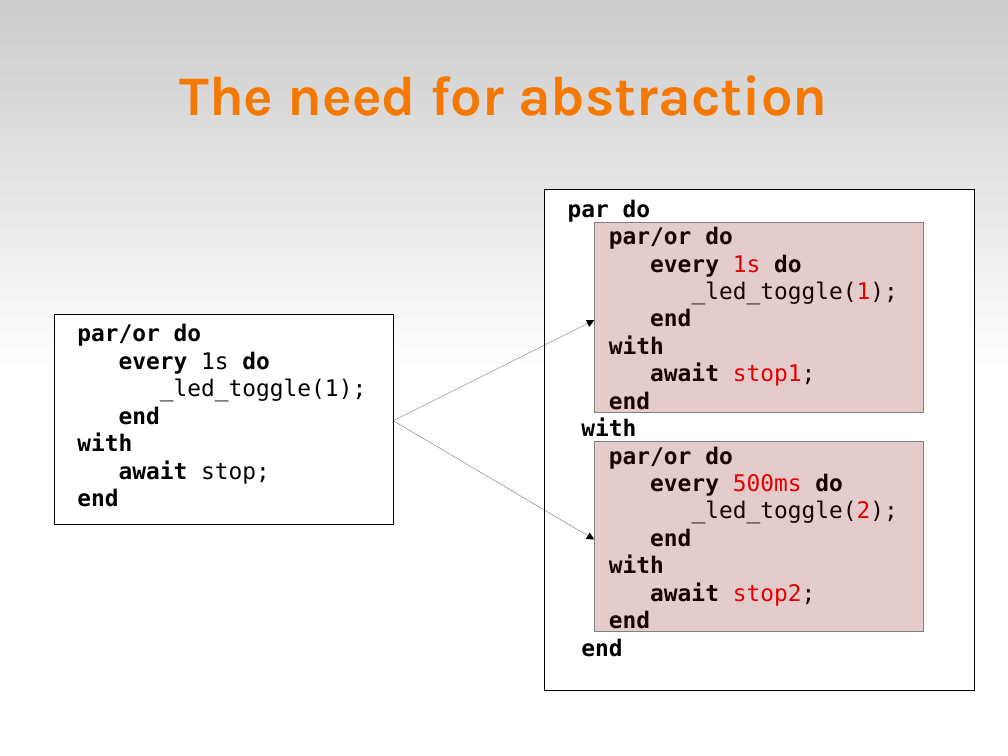
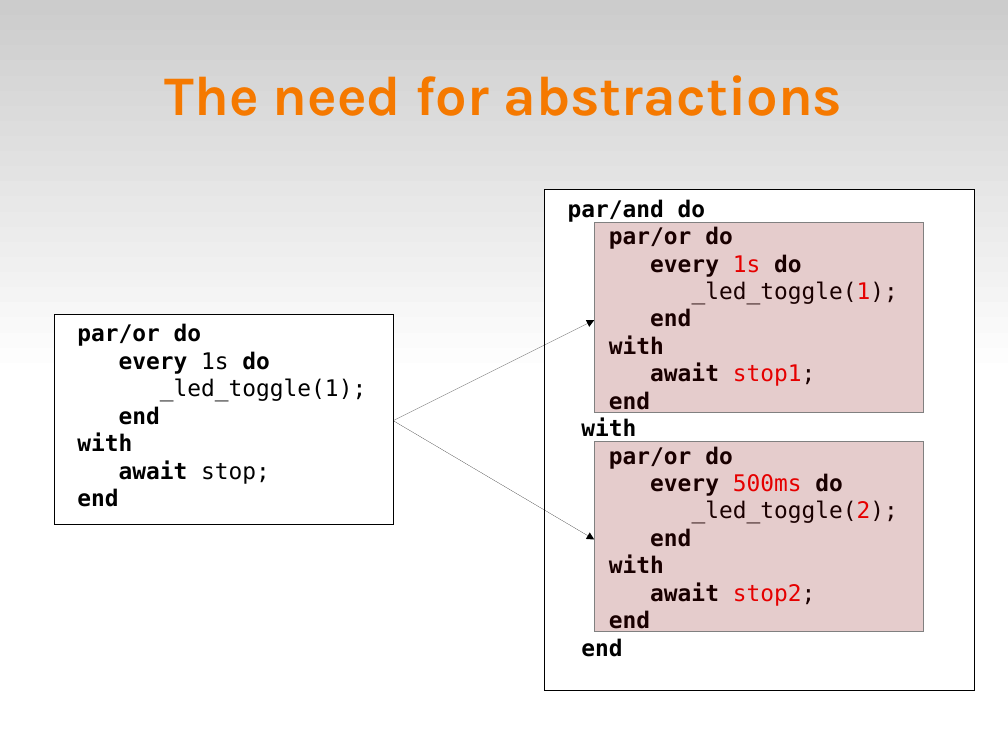
Before and after one commit to fsantanna-no/ceu-docs, a slide deck: slide 5 of ceu_dyn.odp. Drawn at 1008x756 pixels with LibreOffice and Linux fonts; fonts in the diff are those of the drawing. Boxes give left, top, right and bottom in pixels: in the first picture for what was removed or moved away, otherwise in the second. Text is boxed around its words. In the diff, an @@ line names an element or a change of style, - is before the commit and + after.

```diff
--- a/ceu_dyn.odp
+++ b/ceu_dyn.odp
@@ title at box(165, 75, 842, 116): text changed @@
-The need for abstraction
+The need for abstractions
@@ text in rectangle at box(568, 199, 706, 223): text changed @@
-par do
+par/and do
```
Also in this commit, not shown: 10 other slides changed, 1 slide added, 5 other files.
